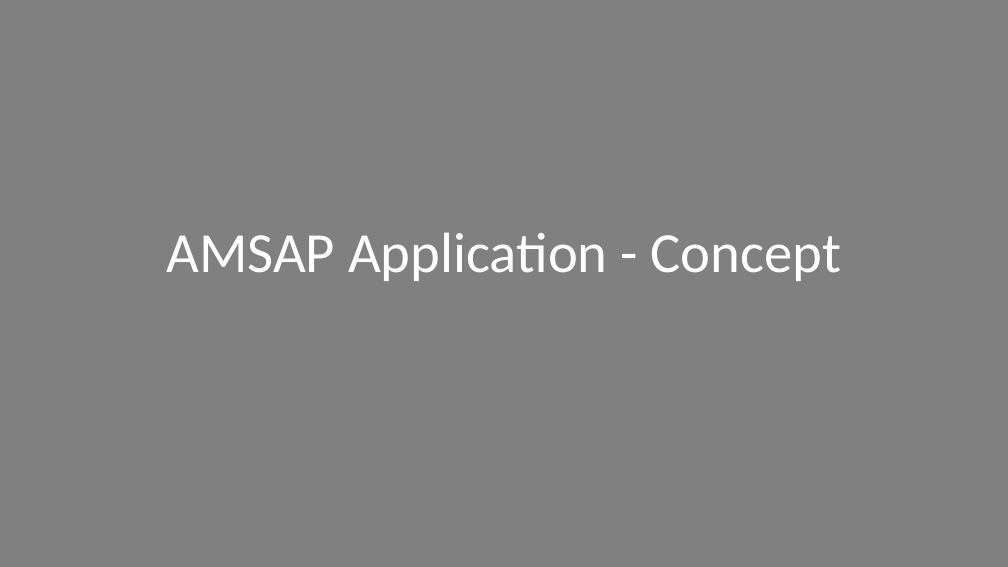
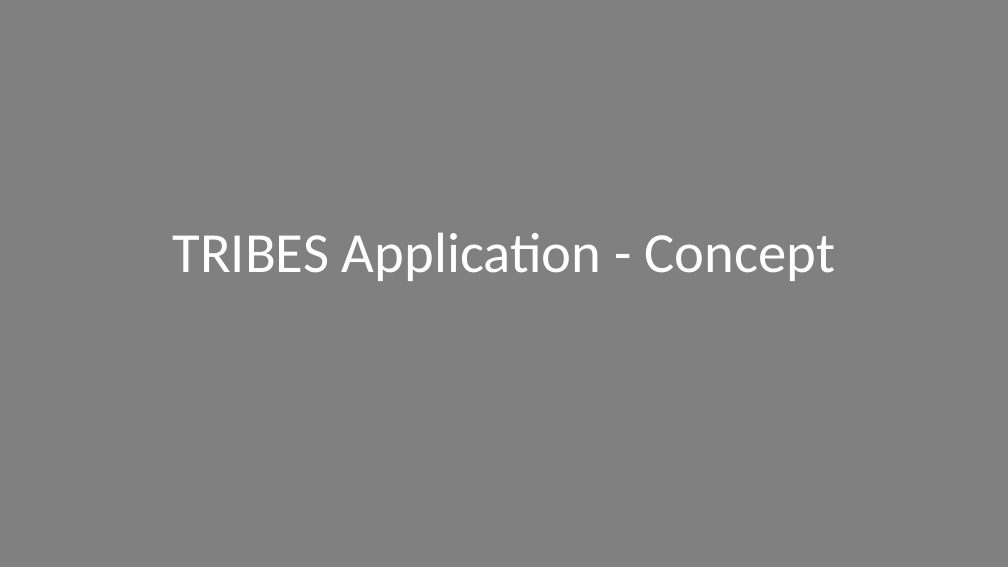
Before and after one commit to ash-uncover/juke-box, a slide deck: slide 1 of tribes-front/Concept.pptx. Drawn at 1008x567 pixels with LibreOffice and Linux fonts; fonts in the diff are those of the drawing. Boxes give left, top, right and bottom in pixels: in the first picture for what was removed or moved away, otherwise in the second. Text is boxed around its words. In the diff, an @@ line names an element or a change of style, - is before the commit and + after.

```diff
--- a/tribes-front/Concept.pptx
+++ b/tribes-front/Concept.pptx
@@ text at <box>173,232,835,281</box>: text changed @@
-AMSAP Application - Concept
+TRIBES Application - Concept
```
Also in this commit, not shown: 13 other slides changed, 5 slides added, 2 slides removed, 39 other files.
